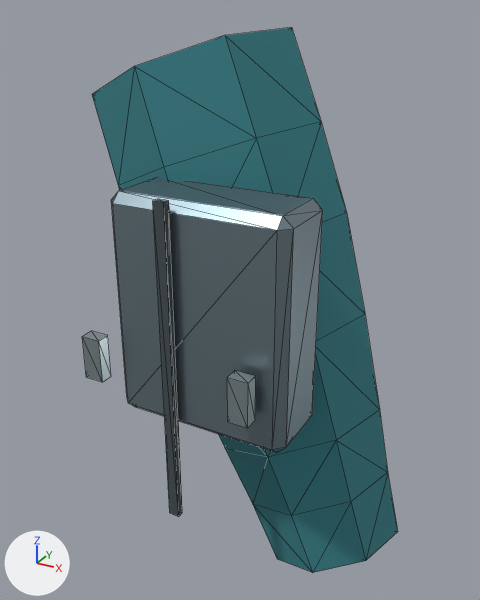
Before and after pictures for a commit that changed the glTF model Resource/Export/Modules/Outfit_Explorer_Male_Lean_Cuff_L.glb.
Both versions are drawn from a camera (50 mm lens) standing at (0.519, -0.281, 1.196) and looking at (0.374, -0.019, 1.065). The lights are fixed; the arrows at lower left show +X, +Y and +Z. The older version comes first. Mesh edges are drawn as thin lines. Vertices at exactly the same position are counted once.

The first picture shows 'Outfit_Explorer_Male_Lean_Cuff_L'.
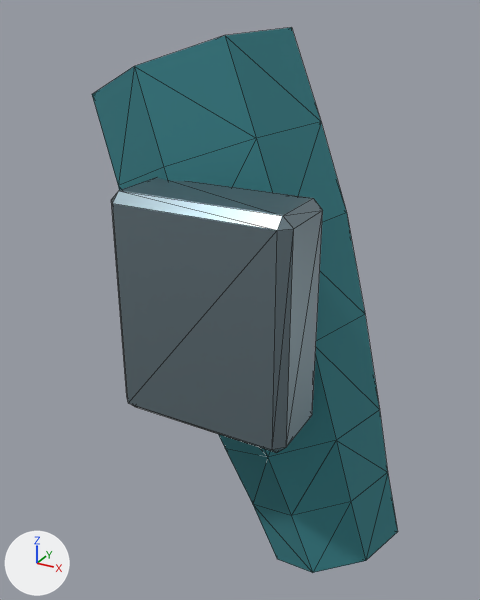
Where the change shows, as pixel boxes (x1, y1, x2, y2) in the pictures (480 x 600 px):
'Outfit_Explorer_Male_Lean_Cuff_L', reshaped: before (82, 27, 398, 573); after (92, 27, 398, 573)
part 1 of me_outfit_explorer_male_lean_cuff_l_mesh_001, deleted: before (153, 199, 182, 517)
part 2 of me_outfit_explorer_male_lean_cuff_l_mesh_001, deleted: before (82, 331, 111, 382)
part 3 of me_outfit_explorer_male_lean_cuff_l_mesh_001, deleted: before (227, 370, 256, 428)

The change, as a list of edits to the scene's bpy script:
```text
Change me_outfit_explorer_male_lean_cuff_l_mesh_001:
    used by ob_outfit_explorer_male_lean_cuff_l; location = (0.0, 0.0, 0.0)
    remove me_outfit_explorer_male_lean_cuff_l_mesh_001.from_pydata(...)  # 104 vertices, 188 faces; spans x 0.293..0.462, y -0.091..0.051, z 0.928..1.188
    add me_outfit_explorer_male_lean_cuff_l_mesh_001.from_pydata(...)  # 80 vertices, 152 faces; spans x 0.293..0.462, y -0.082..0.051, z 0.928..1.188
    me_outfit_explorer_male_lean_cuff_l_mesh_001 part 1: the loose piece of 8 vertices spanning x 0.375..0.38, y -0.087..-0.084, z 0.985..1.131 is deleted
    me_outfit_explorer_male_lean_cuff_l_mesh_001 part 2: the loose piece of 8 vertices spanning x 0.337..0.346, y -0.091..-0.085, z 1.048..1.068 is deleted
    me_outfit_explorer_male_lean_cuff_l_mesh_001 part 3: the loose piece of 8 vertices spanning x 0.409..0.418, y -0.091..-0.085, z 1.048..1.068 is deleted
    remove me_outfit_explorer_male_lean_cuff_l_mesh_001.materials.append(mat_fabric_seam)  # greyish blue #424d52
    remove me_outfit_explorer_male_lean_cuff_l_mesh_001.materials.append(mat_fastener_titanium)  # grey #a8b6ba
```
